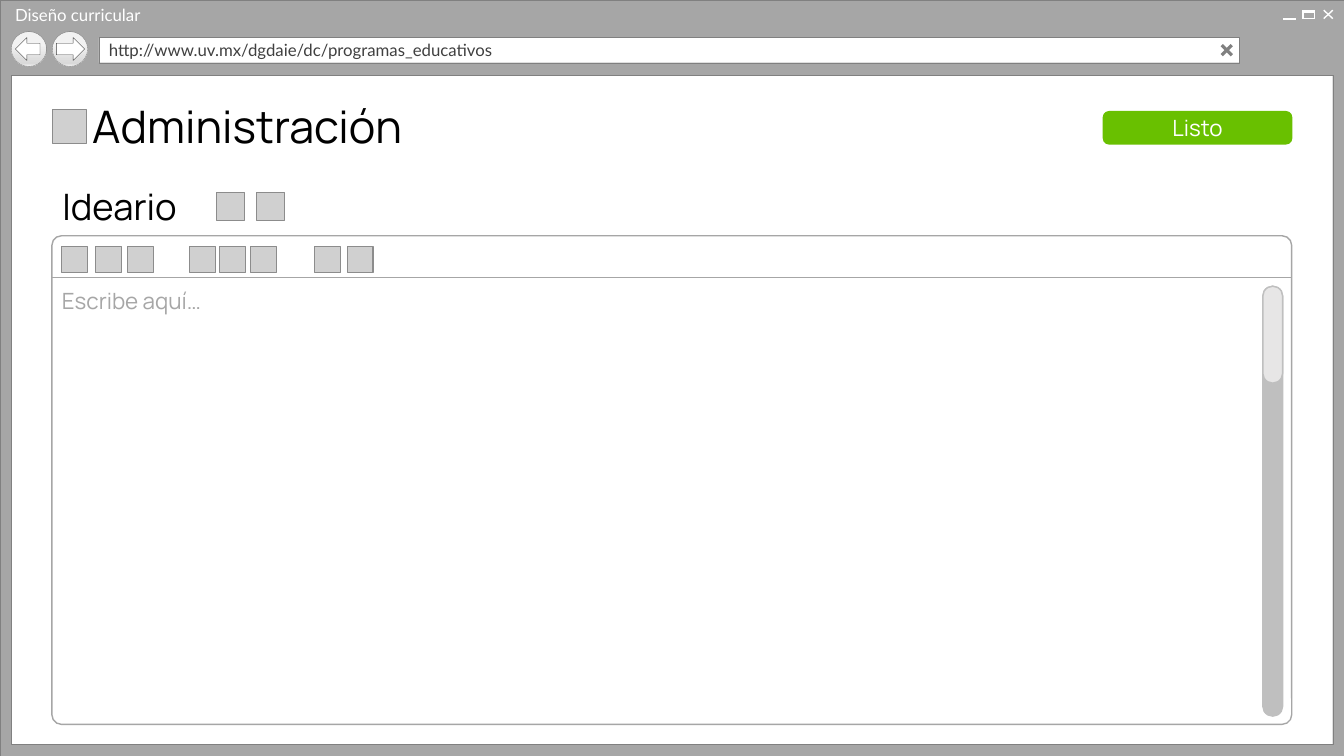
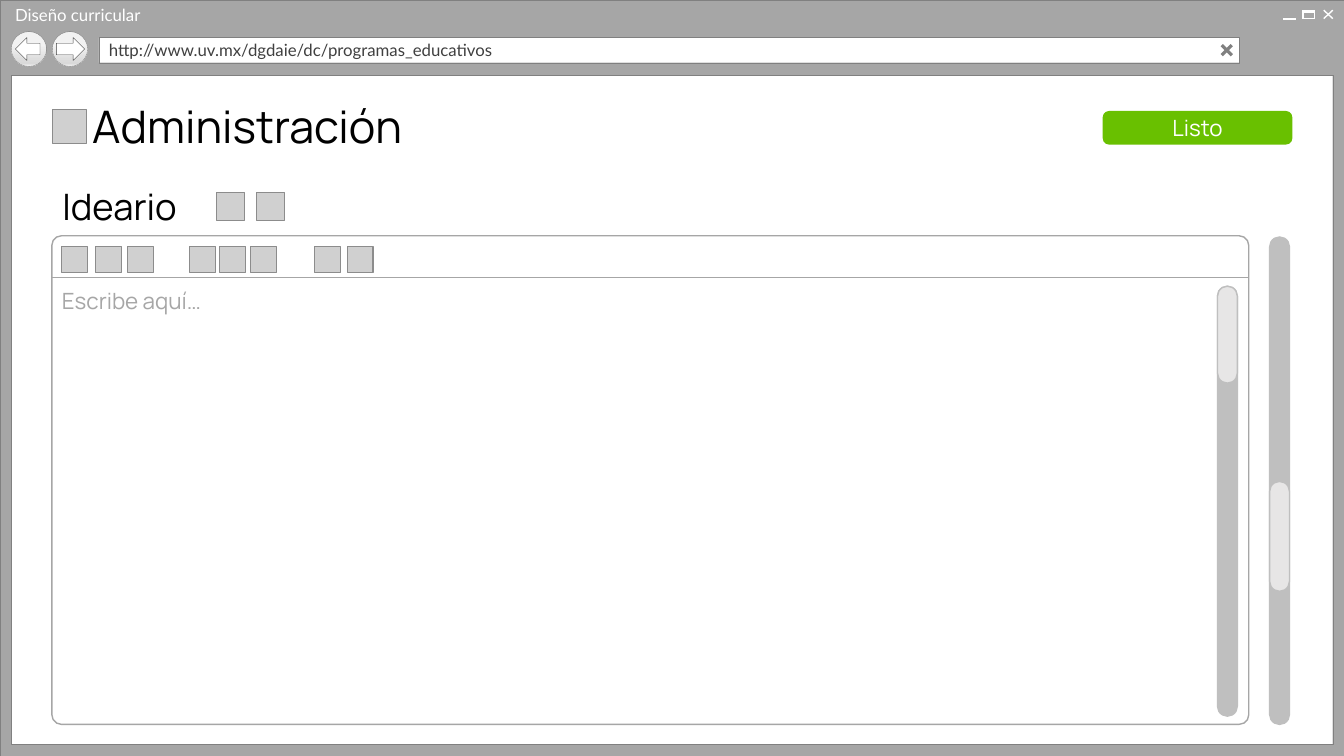
Before and after one commit to Senzho/DISENO_CURRICULAR_SS_05_2019, a slide deck: slide 30 of Diseño/Prototipos V2.pptx. Drawn at 1344x756 pixels with LibreOffice and Linux fonts; fonts in the diff are those of the drawing; grey boxes stand for pictures; background and template pictures are left out. Boxes give left, top, right and bottom in pixels: in the first picture for what was removed or moved away, otherwise in the second. Text is boxed around its words. In the diff, an @@ line names an element or a change of style, - is before the commit and + after.

```diff
--- a/Diseño/Prototipos V2.pptx
+++ b/Diseño/Prototipos V2.pptx
@@ rounded rectangle: place and size @@
-rounded rectangle at bbox=[51, 236, 1292, 725]
+rounded rectangle at bbox=[51, 236, 1248, 725]
@@ rounded rectangle added at bbox=[1270, 237, 1291, 725], fill #BFBFBF, outline #BFBFBF 1 pt @@
@@ line moved from (51, 277) - (1292, 277) to (51, 277) - (1249, 277) @@
@@ rounded rectangle: place and size @@
-rounded rectangle at bbox=[1263, 286, 1284, 717]
+rounded rectangle at bbox=[1218, 286, 1238, 717]
@@ rounded rectangle: place and size @@
-rounded rectangle at bbox=[1263, 286, 1284, 383]
+rounded rectangle at bbox=[1218, 286, 1238, 383]
@@ rounded rectangle added at bbox=[1270, 482, 1291, 592], fill #E7E6E6, outline #BFBFBF 1 pt @@
```
Also in this commit, not shown: 4 other slides changed.
